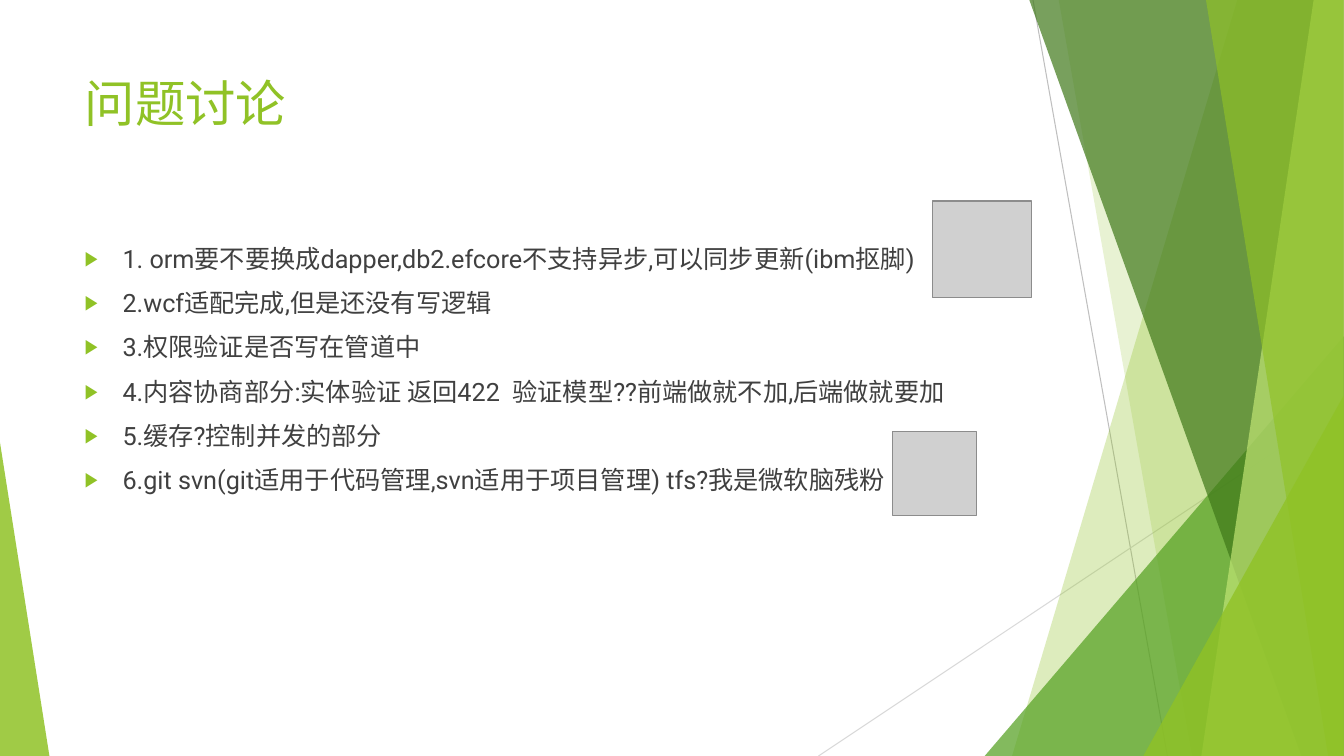
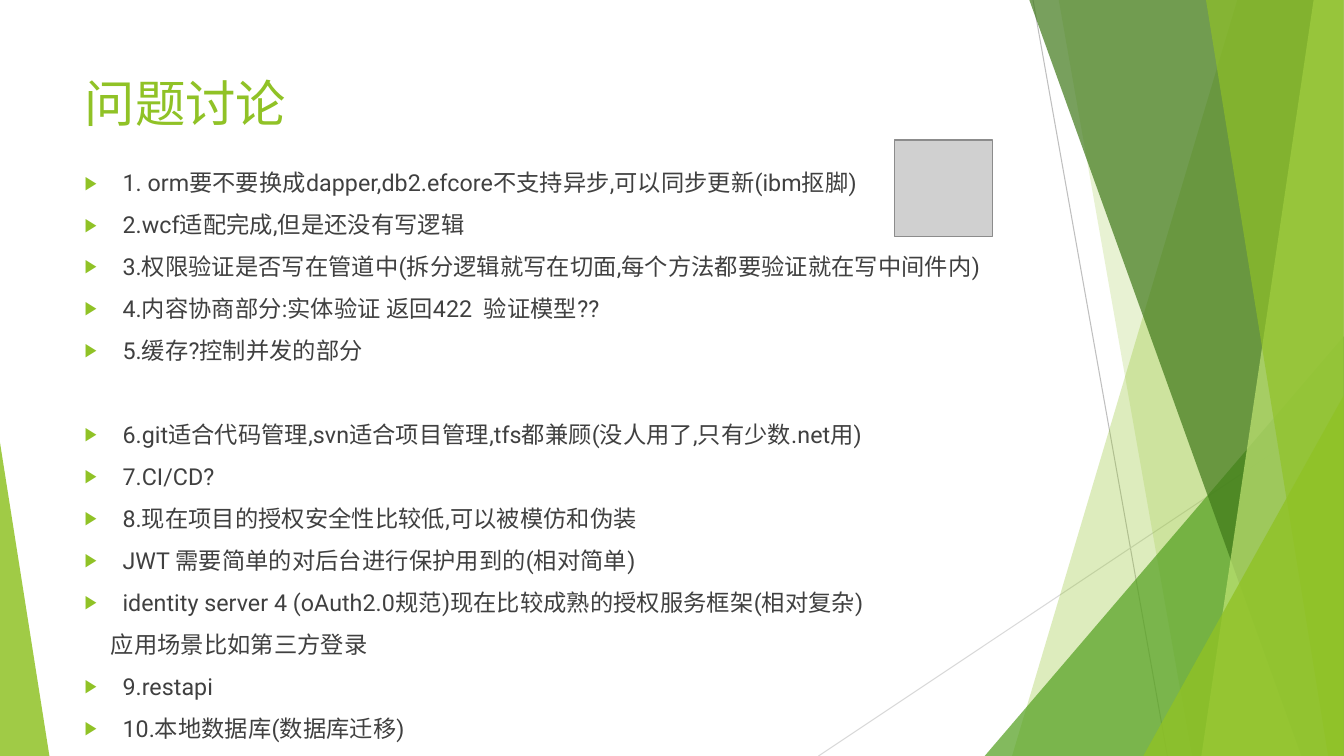
Before and after one commit to sun198986/Station, a slide deck: slide 2 of 后端设计.pptx. Drawn at 1344x756 pixels with LibreOffice and Linux fonts; fonts in the diff are those of the drawing; grey boxes stand for pictures. Boxes give left, top, right and bottom in pixels: in the first picture for what was removed or moved away, otherwise in the second. Text is boxed around its words. In the diff, an @@ line names an element or a change of style, - is before the commit and + after.

```diff
--- a/后端设计.pptx
+++ b/后端设计.pptx
@@ picture: place and size @@
-picture at box(933, 201, 1031, 297)
+picture at box(894, 140, 993, 237)
@@ text "1. orm要不要换成dapper,db2.efcore不支持异步,可以同步更新(ibm抠脚)": place and size @@
-text "1. orm要不要换成dapper,db2.efcore不支持异步,可以同步更新(ibm抠脚)" at box(123, 247, 944, 495)
+text "1. orm要不要换成dapper,db2.efcore不支持异步,可以同步更新(ibm抠脚)" at box(111, 171, 980, 700)
@@ text at box(123, 171, 857, 361): size 18 to 16.6 pt in "1. orm要不要换成dapper,db2.efcore不支持异步,可以同步更新(ibm抠脚)", "2.wcf适配完成,但是还没有写逻辑", "5.缓存?控制并发的部分" @@
@@ text at box(123, 255, 980, 319): text changed; size 18 to 16.6 pt @@
-▶ 3.权限验证是否写在管道中
-▶ 4.内容协商部分:实体验证 返回422 验证模型??前端做就不加,后端做就要加
+▶ 3.权限验证是否写在管道中(拆分逻辑就写在切面,每个方法都要验证就在写中间件内)
+▶ 4.内容协商部分:实体验证 返回422 验证模型??
@@ text at box(111, 423, 863, 700): text changed; size 18 to 16.6 pt @@
-▶ 6.git svn(git适用于代码管理,svn适用于项目管理) tfs?我是微软脑残粉
+▶ 6.git适合代码管理,svn适合项目管理,tfs都兼顾(没人用了,只有少数.net用)
+▶ 7.CI/CD?
+▶ 8.现在项目的授权安全性比较低,可以被模仿和伪装
+▶ JWT 需要简单的对后台进行保护用到的(相对简单)
+▶ identity server 4 (oAuth2.0规范)现在比较成熟的授权服务框架(相对复杂)
+应用场景比如第三方登录
+▶ 9.restapi
+▶ 10.本地数据库(数据库迁移)
@@ picture removed at box(892, 432, 976, 515) @@
```
Also in this commit, not shown: 4 other slides changed, 1 slide added.
